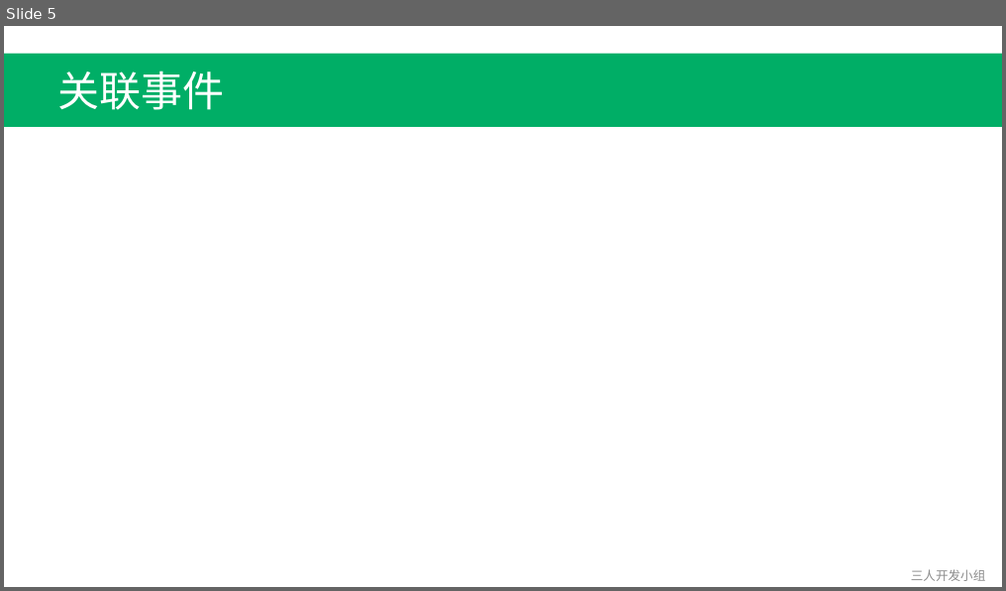
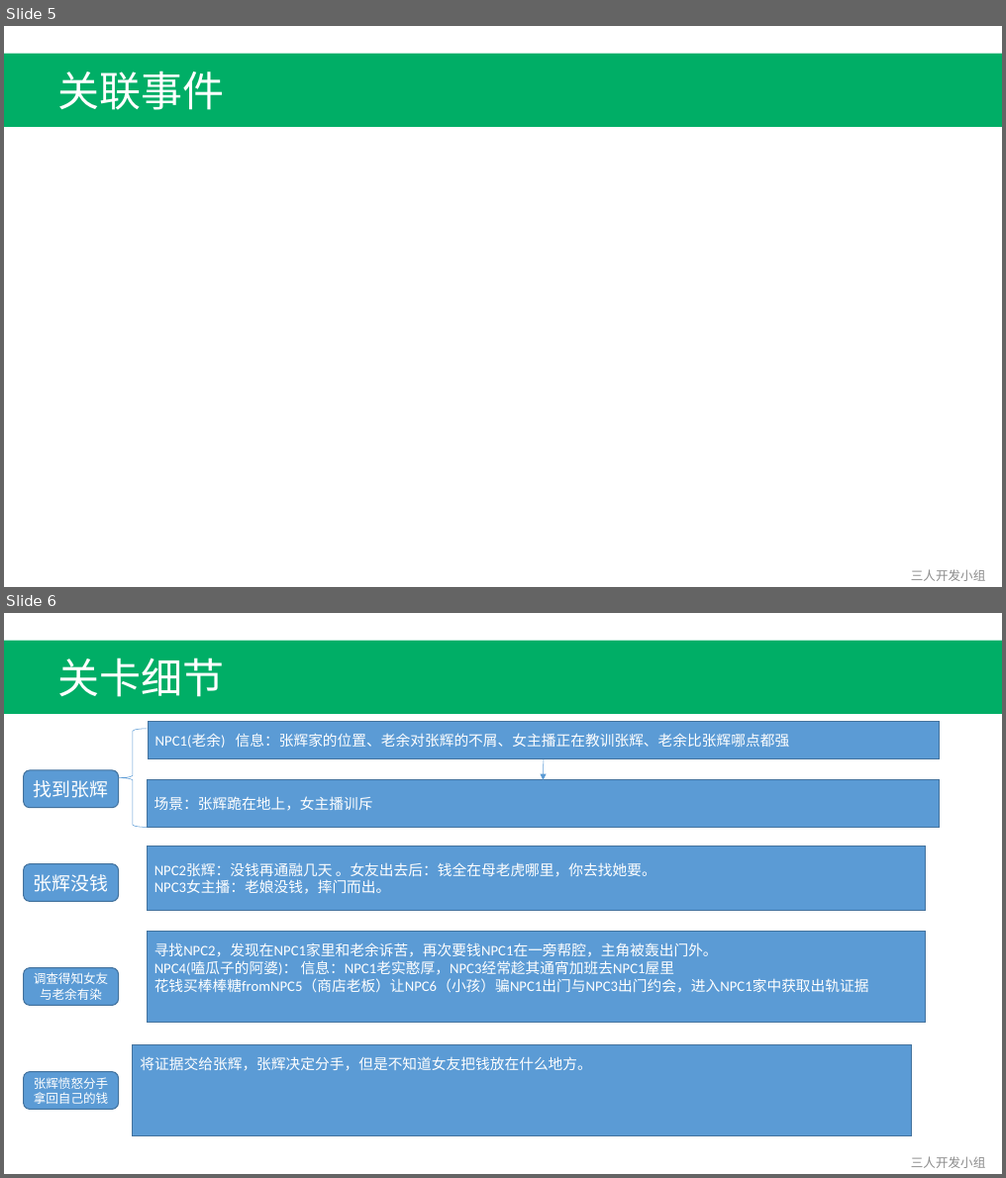
Before and after one commit to Fordebt/Give-me-my-money, a slide deck: 关卡1-沈永良.pptx. Shown one above the other, each under a label of ours: slide 5 before the commit, slides 5 and 6 after it. The pictures are 1006x591 and 1006x1178 pixels, drawn with LibreOffice and Linux fonts; fonts in the diff are those of the drawing. Boxes give left, top, right and bottom in pixels: in the first picture for what was removed or moved away, otherwise in the second. Text is boxed around its words. In the diff, an @@ line names an element or a change of style, - is before the commit and + after.

```diff
--- a/关卡1-沈永良.pptx
+++ b/关卡1-沈永良.pptx
@@ slide 6 added at (4, 613, 1002, 1174), background #FFFFFF @@
@@ rectangle added at (4, 640, 1002, 713), fill #00AE66 @@
@@ text added at (58, 658, 225, 697), 40 pt, text #FFFFFF @@
+关卡细节
@@ left brace added at (119, 729, 147, 828), outline #5B9BD5 0.5 pt @@
@@ rectangle added at (148, 722, 939, 759), fill #5B9BD5, outline #43739E 1 pt, 14 pt, text #FFFFFF @@
+NPC1(老余) 信息：张辉家的位置、老余对张辉的不屑、女主播正在教训张辉、老余比张辉哪点都强
@@ arrow added from (544, 760) to (543, 780), #5B9BD5 0.5 pt @@
@@ rounded rectangle added at (24, 770, 119, 808), fill #5B9BD5, outline #43739E 1 pt, 18 pt, text #FFFFFF @@
+找到张辉
@@ rectangle added at (147, 780, 939, 827), fill #5B9BD5, outline #43739E 1 pt, 14 pt, text #FFFFFF @@
+场景：张辉跪在地上，女主播训斥
@@ rectangle added at (147, 847, 926, 911), fill #5B9BD5, outline #43739E 1 pt, 14 pt, text #FFFFFF @@
+NPC2张辉：没钱再通融几天 。女友出去后：钱全在母老虎哪里，你去找她要。
+NPC3女主播：老娘没钱，摔门而出。
@@ rounded rectangle added at (24, 864, 119, 902), fill #5B9BD5, outline #43739E 1 pt, 18 pt, text #FFFFFF @@
+张辉没钱
@@ rectangle added at (147, 931, 926, 1023), fill #5B9BD5, outline #43739E 1 pt, 14 pt, text #FFFFFF @@
+寻找NPC2，发现在NPC1家里和老余诉苦，再次要钱NPC1在一旁帮腔，主角被轰出门外。
+NPC4(嗑瓜子的阿婆)： 信息：NPC1老实憨厚，NPC3经常趁其通宵加班去NPC1屋里
+花钱买棒棒糖fromNPC5（商店老板）让NPC6（小孩）骗NPC1出门与NPC3出门约会，进入NPC1家中获取出轨证据
@@ rounded rectangle added at (24, 967, 119, 1005), fill #5B9BD5, outline #43739E 1 pt, 12 pt, text #FFFFFF @@
+调查得知女友与老余有染
@@ rectangle added at (133, 1046, 912, 1137), fill #5B9BD5, outline #43739E 1 pt, 14 pt, text #FFFFFF @@
+将证据交给张辉，张辉决定分手，但是不知道女友把钱放在什么地方。
@@ rounded rectangle added at (24, 1072, 119, 1109), fill #5B9BD5, outline #43739E 1 pt, 12 pt, text #FFFFFF @@
+张辉愤怒分手拿回自己的钱
@@ text added at (911, 1157, 986, 1168), 12 pt, text #8C8C8C @@
+三人开发小组
```
Also in this commit, not shown: 1 slide changed, 4 other files.
